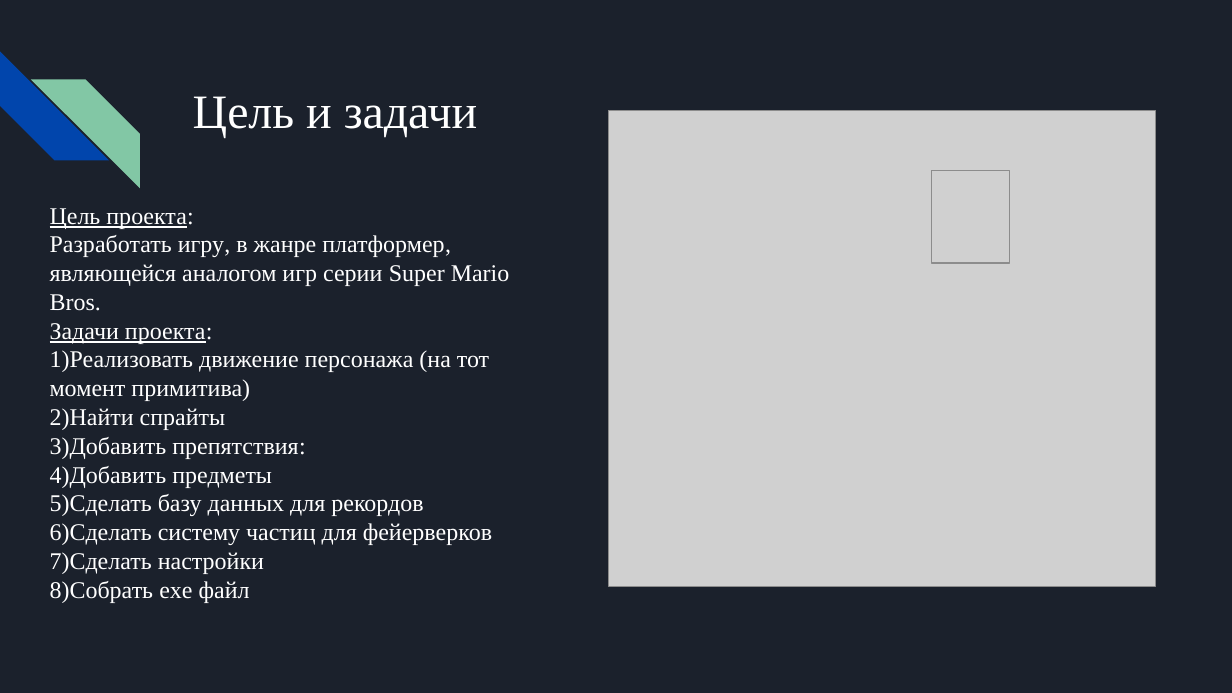
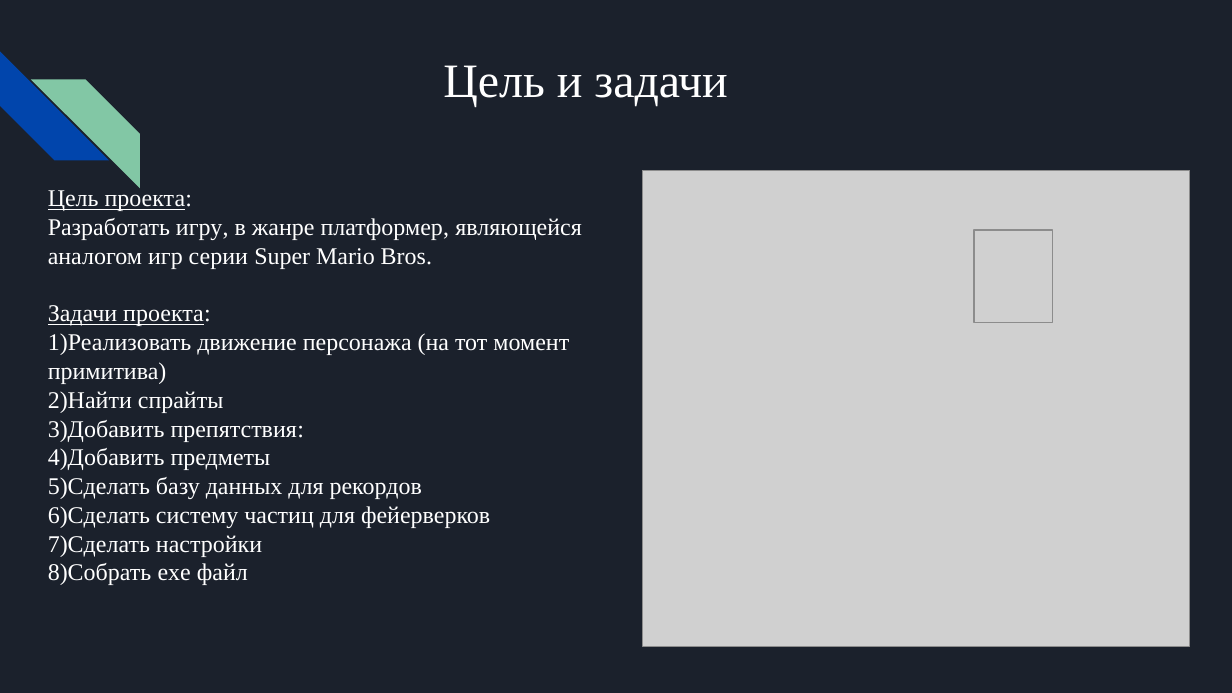
Before and after one commit to ShpakovskiVyacheslav/Arcade-project, a slide deck: slide 2 of documentation/Fish Hunter.pptx. Drawn at 1232x693 pixels with LibreOffice and Linux fonts; fonts in the diff are those of the drawing; grey boxes stand for pictures. Boxes give left, top, right and bottom in pixels: in the first picture for what was removed or moved away, otherwise in the second. Text is boxed around its words. In the diff, an @@ line names an element or a change of style, - is before the commit and + after.

```diff
--- a/documentation/Fish Hunter.pptx
+++ b/documentation/Fish Hunter.pptx
@@ title "Цель и задачи": place and size @@
-title "Цель и задачи" at [193, 96, 477, 138]
+title "Цель и задачи" at [443, 65, 727, 107]
@@ text "Цель проекта:" rewrapped from [50, 208, 510, 603] to [48, 190, 582, 585] @@
@@ picture: place and size @@
-picture at [609, 111, 1156, 586]
+picture at [643, 171, 1190, 647]
@@ picture: place and size @@
-picture at [931, 171, 1010, 264]
+picture at [975, 230, 1053, 323]
```
Also in this commit, not shown: 4 other slides changed.
